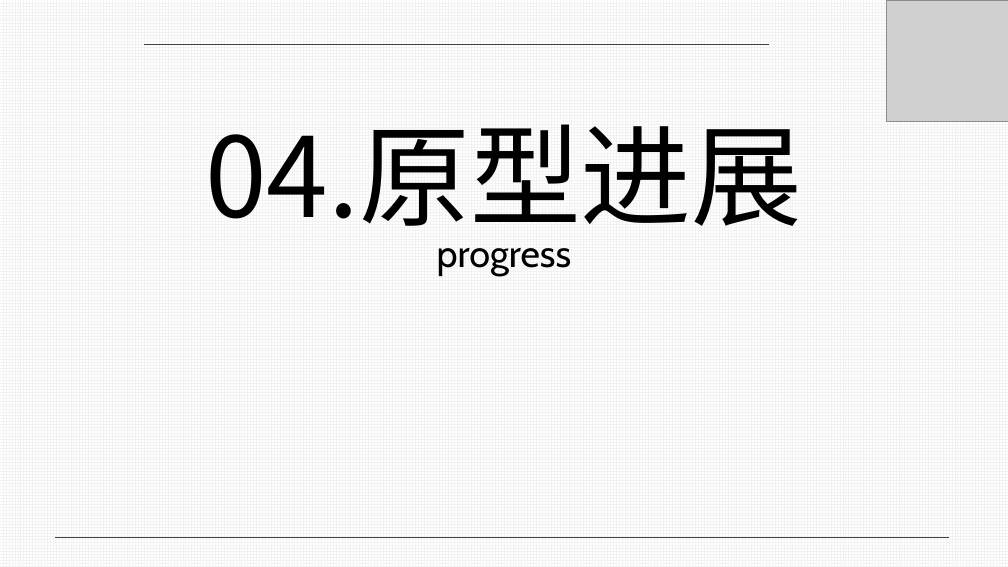
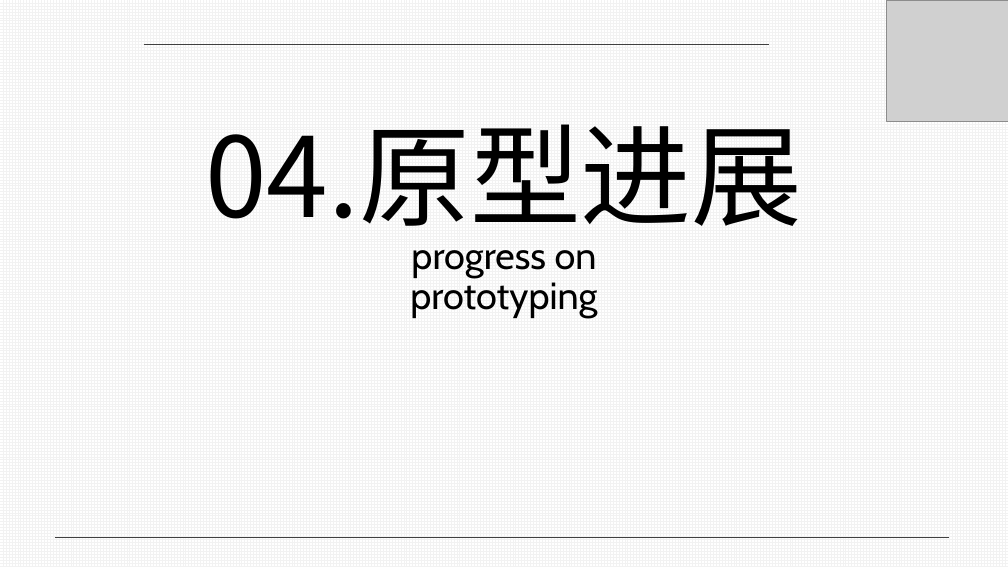
Before and after one commit to luxingzhi27/Tongji_SAD_2023_project, a slide deck: slide 24 of assignment3/期末展示.pptx. Drawn at 1008x567 pixels with LibreOffice and Linux fonts; fonts in the diff are those of the drawing; grey boxes stand for pictures. Boxes give left, top, right and bottom in pixels: in the first picture for what was removed or moved away, otherwise in the second. Text is boxed around its words. In the diff, an @@ line names an element or a change of style, - is before the commit and + after.

```diff
--- a/assignment3/期末展示.pptx
+++ b/assignment3/期末展示.pptx
@@ text at (410, 250, 597, 319): text changed @@
-progress
+progress on prototyping
```
Also in this commit, not shown: 8 other slides changed.
